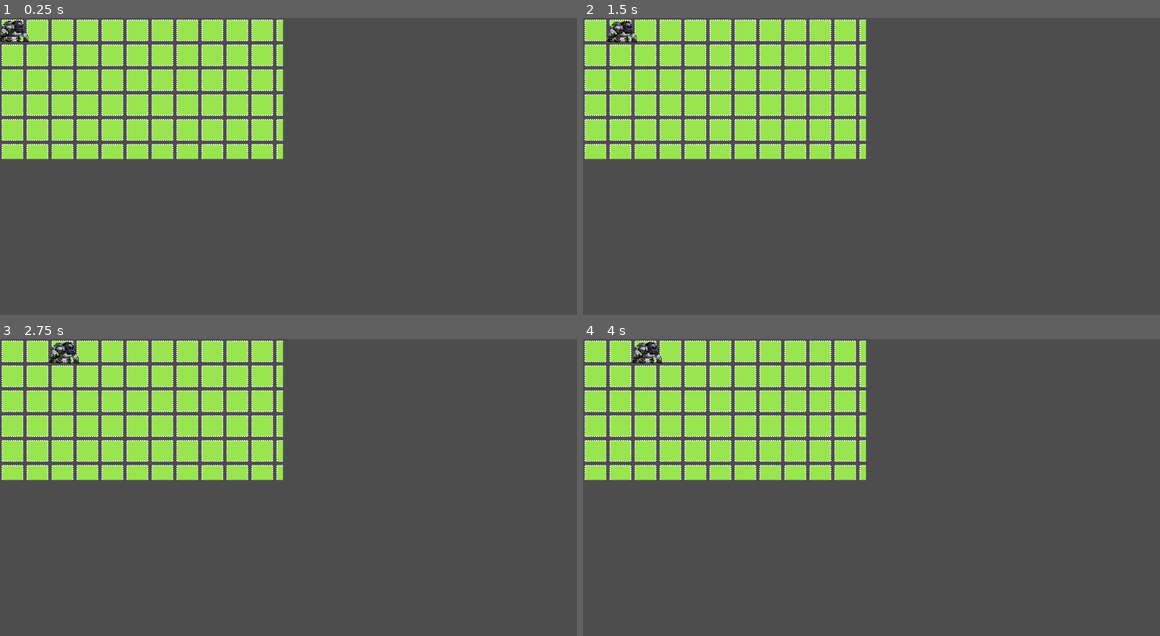
Above: before the commit, frames 1-4 (two rows, left to right).
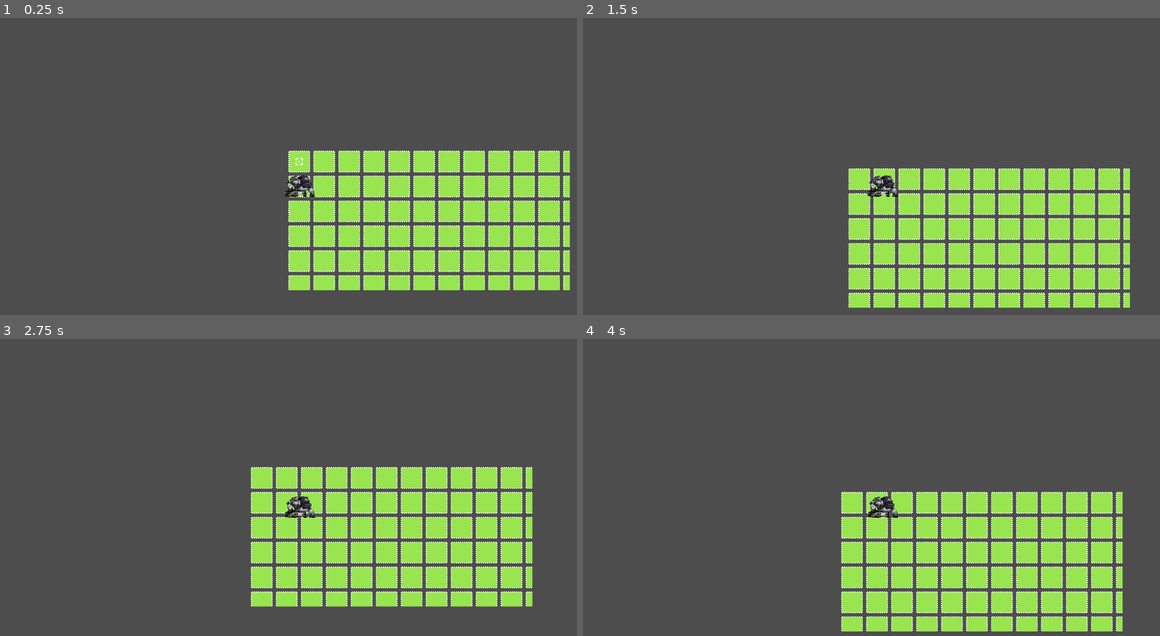
Above: after the commit, the same moments.

Repository: nealberones/TileBasedMovement
Game: Godot game, scene res://main.tscn
Same seed, same stepped clock (60 frames per second), same inputs: the game is played once before the commit and once after it.
Inputs:
- Up to frame 1 (0.25 s): no input
- Up to frame 2 (1.5 s): tap Enter at 0.5 s; hold Right (ui_right) 0.53-1.28 s; hold Down (ui_down) from 1.28 s (still down)
- Up to frame 3 (2.75 s): release Down (ui_down) at 2.03 s; hold Right (ui_right) from 2.03 s (still down)
- Up to frame 4 (4 s): release Right (ui_right) at 2.78 s; hold Up (ui_up) 2.78-3.53 s; hold Left (ui_left) from 3.53 s (still down)

The runs differ from the first frame. In frame 1, 36% of the frame differs, in the area x 0-99%, y 0-92%; in frame 2, 36%, in the area x 0-95%, y 0-98%; in frame 3, 35%; in frame 4, 36%.

Commit message:
Basic Movement

Diff:
--- a/main.tscn
+++ b/main.tscn
@@ -1,7 +1,8 @@
-[gd_scene load_steps=7 format=3 uid="uid://ckiq5eawqelq2"]
+[gd_scene load_steps=9 format=3 uid="uid://ckiq5eawqelq2"]
 
 [ext_resource type="Texture2D" uid="uid://cnujoq8svtjjj" path="res://floor.png" id="1_wi4xp"]
 [ext_resource type="Script" path="res://player.gd" id="2_by40y"]
+[ext_resource type="Texture2D" uid="uid://bg8gbwwpackj2" path="res://tilemap_packed.png" id="2_q6u2d"]
 [ext_resource type="Texture2D" uid="uid://jk603iny2l3o" path="res://winston.png" id="3_14v0i"]
 
 [sub_resource type="TileSetAtlasSource" id="TileSetAtlasSource_rqkt6"]
@@ -8050,24 +8051,40 @@
 [sub_resource type="TileSet" id="TileSet_nd3c3"]
 sources/0 = SubResource("TileSetAtlasSource_rqkt6")
 
-[sub_resource type="CapsuleShape2D" id="CapsuleShape2D_hlg1i"]
-height = 34.0
+[sub_resource type="AtlasTexture" id="AtlasTexture_1r4ax"]
+atlas = ExtResource("2_q6u2d")
+region = Rect2(0, 80, 16, 16)
+
+[sub_resource type="AtlasTexture" id="AtlasTexture_n3jdl"]
+atlas = ExtResource("2_q6u2d")
+region = Rect2(16, 144, 16, 16)
 
 [node name="Main" type="Node2D"]
+position = Vector2(11, 10)
 
 [node name="TileMap" type="TileMap" parent="."]
+position = Vector2(-8, -2)
 tile_set = SubResource("TileSet_nd3c3")
 format = 2
 layer_0/tile_data = PackedInt32Array(0, 0, 0, 65536, 0, 1, 131072, 0, 2, 196608, 0, 0, 262144, 0, 1, 327680, 0, 2, 1, 6 …(10294 unchanged characters)…
 
-[node name="CharacterBody2D" type="CharacterBody2D" parent="."]
+[node name="CharacterBody2D" type="Sprite2D" parent="."]
+position = Vector2(16, 22)
+texture = SubResource("AtlasTexture_1r4ax")
 script = ExtResource("2_by40y")
 
-[node name="CollisionShape2D" type="CollisionShape2D" parent="CharacterBody2D"]
-position = Vector2(23, 24)
-shape = SubResource("CapsuleShape2D_hlg1i")
-
 [node name="Sprite2D" type="Sprite2D" parent="CharacterBody2D"]
-position = Vector2(26, 25)
+position = Vector2(1, 47)
 scale = Vector2(0.135, 0.129167)
 texture = ExtResource("3_14v0i")
+
+[node name="Camera2D" type="Camera2D" parent="CharacterBody2D/Sprite2D"]
+
+[node name="Enemy" type="Node2D" parent="."]
+position = Vector2(84, 52)
+
+[node name="Sprite2D" type="Sprite2D" parent="Enemy"]
+position = Vector2(-13, -26)
+texture = SubResource("AtlasTexture_n3jdl")
+region_enabled = true
+region_rect = Rect2(16, 144, 16, 16)
--- a/player.gd
+++ b/player.gd
@@ -1,9 +1,52 @@
-extends CharacterBody2D
+extends Sprite2D
 
-var currentPos = [1,1]
+@onready var tile_map = $"../TileMap"
+@onready var sprite_2d = $Sprite2D
+const tile_size = 16  # Adjust this based on your tile size
+var current_tile = Vector2(1, 1)
 
-func _input(event):
-	if event.is_action_pressed("ui_right"):
-		currentPos[0] += 48
+var is_moving = false
 
-	self.position = Vector2(currentPos[0], currentPos[1])
+func _physics_process(delta):
+	if is_moving == false:
+		return
+
+	if global_position == sprite_2d.global_position:
+		is_moving = false
+		return
+
+	sprite_2d.global_position = sprite_2d.global_position.move_toward(global_position, 1)
+func _process(delta):
+	if is_moving:
+		return
+
+	if Input.is_action_pressed("ui_up"):
+		move(Vector2.UP)
+	elif Input.is_action_pressed("ui_down"):
+		move(Vector2.DOWN)
+	elif Input.is_action_pressed("ui_left"):
+		move(Vector2.LEFT)
+	elif Input.is_action_pressed("ui_right"):
+		move(Vector2.RIGHT)
+
+func move(direction: Vector2):
+	#current tile
+	var current_tile: Vector2i = tile_map.local_to_map(global_position)
+	# get target tile
+	var target_tile: Vector2i = Vector2i(
+		current_tile.x + direction.x,
+		current_tile.y + direction.y,
+	)
+	prints(current_tile,target_tile)
+
+	var tile_data: TileData = tile_map.get_cell_tile_data(0,target_tile)
+
+	if tile_data.get_custom_data('walkable') == false:
+		return
+
+	#move player
+	is_moving = true
+
+	global_position = tile_map.map_to_local(target_tile)
+
+	sprite_2d.global_position = tile_map.map_to_local(current_tile)
Binary file added: tilemap.png
Not shown, added: tilemap.png.import
Binary file added: tilemap_packed.png
Not shown, added: tilemap_packed.png.import
